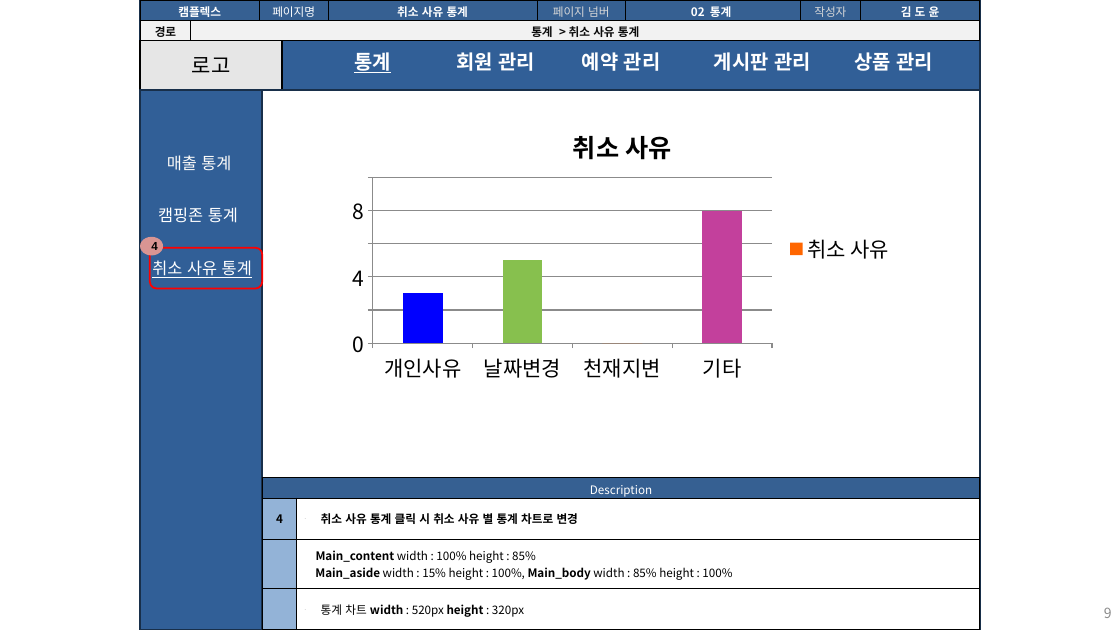
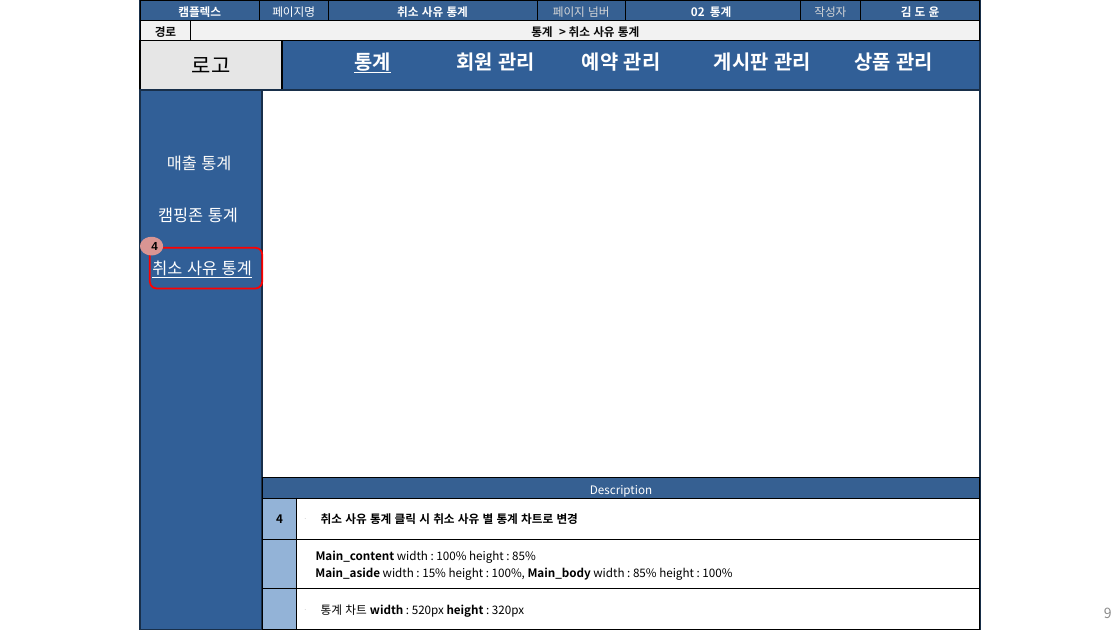
Before and after one commit to seoulsudal/CamFlexProject, a slide deck: slide 9 of 프로젝트 산출물/9. 스토리보드/캠플렉스 관리자_스토리보드.pptx. Drawn at 1120x630 pixels with LibreOffice and Linux fonts; fonts in the diff are those of the drawing. Boxes give left, top, right and bottom in pixels: in the first picture for what was removed or moved away, otherwise in the second. Text is boxed around its words. In the diff, an @@ line names an element or a change of style, - is before the commit and + after.

```diff
--- a/프로젝트 산출물/9. 스토리보드/캠플렉스 관리자_스토리보드.pptx
+++ b/프로젝트 산출물/9. 스토리보드/캠플렉스 관리자_스토리보드.pptx
@@ column chart removed at (342, 110, 903, 388) @@
-title "취소 사유"
-categories: 개인사유, 날짜변경, 천재지변, 기타
-취소 사유: 3, 5, 0, 8
```
Also in this commit, not shown: 13 other slides changed, 11 other files.
